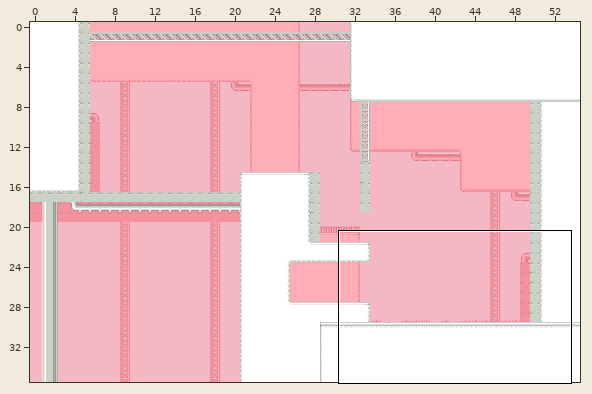
Two states of a Tiled map (JSON), public/assets/levels/airborne.json. Above, an overview of the earlier version with the close-up marked.
Close-up. Before the edit:
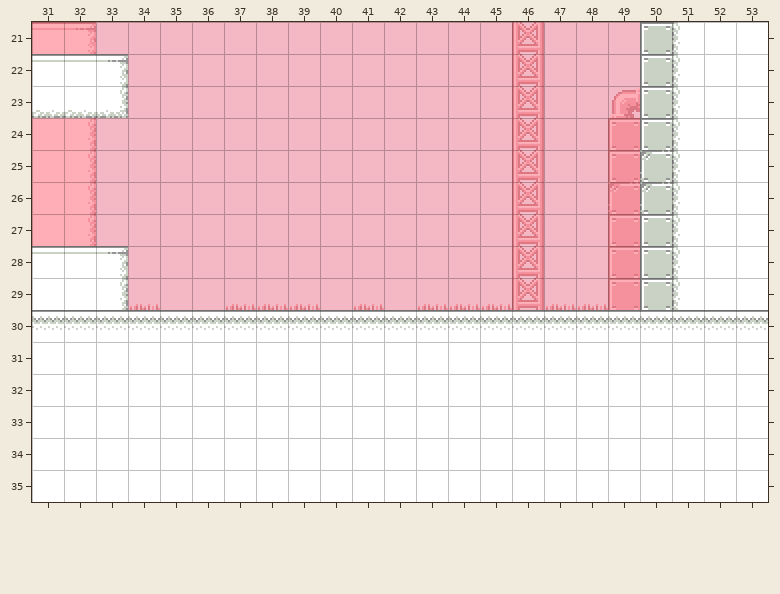
Cells are 16x16 px. Shown: x 31..53, y 21..35. The commit also changed other parts of the map, which this record leaves out.
After the commit:
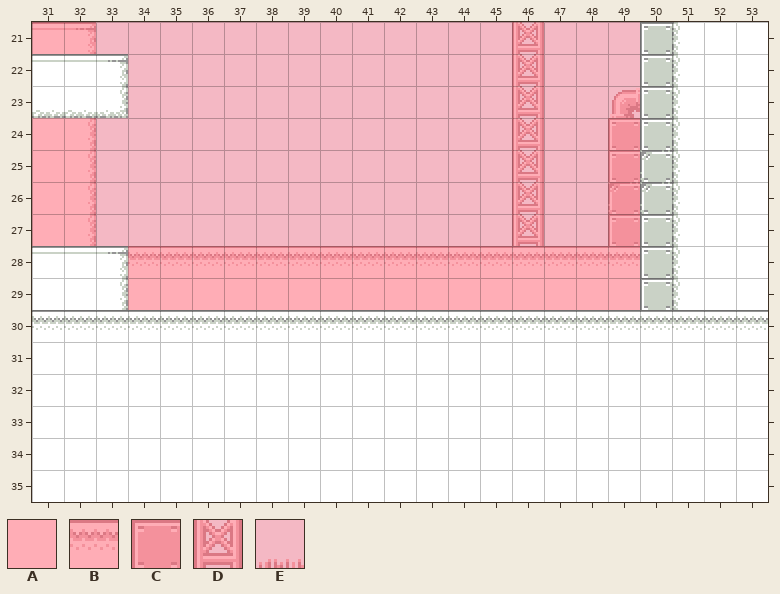
Key: from "bg-tileset": A 3, B 4, C 6, D 12, E 37.
_ is an empty cell.
Change:
Layer "Tile Layer 2":
y 28: x 34..49 ____________D__C -> BBBBBBBBBBBBBBBB
y 29: x 34 E -> A; x 37..39 EEE -> AAA; x 41 E -> A; x 43..49 EEEDEEC -> AAAAAAA
Changed places in both close-ups, as pixel boxes (x1, y1, x2, y2):
changed: (128, 246, 640, 310)
